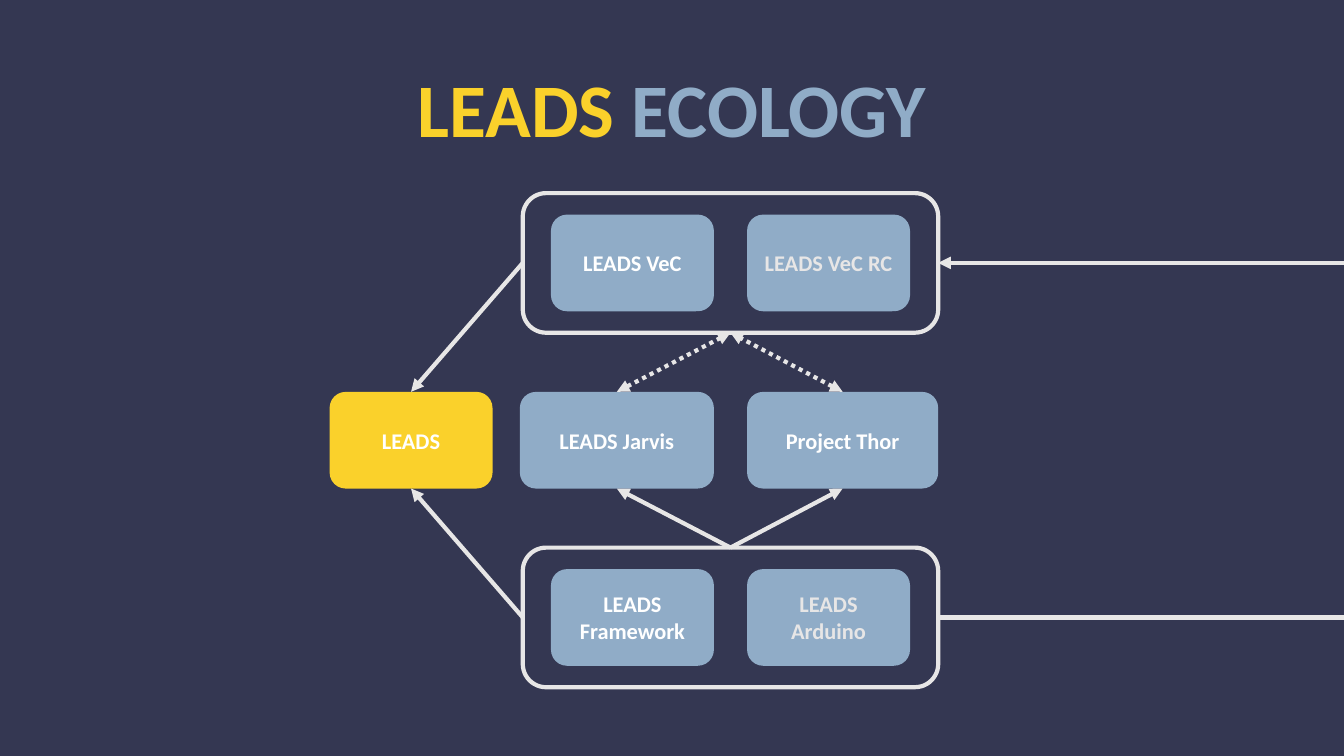
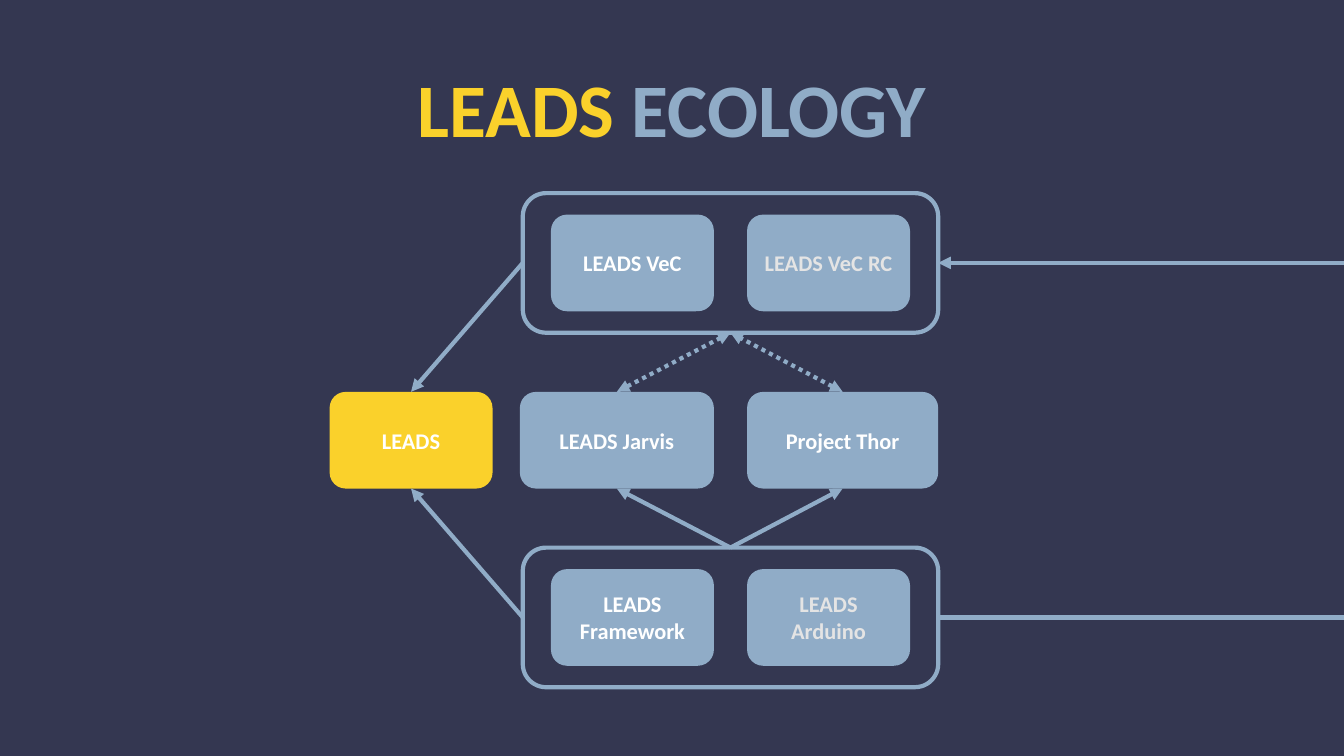
Before and after one commit to ProjectNeura/LEADS, a slide deck: slide 2 of docs/LEADS.pptx. Drawn at 1344x756 pixels with LibreOffice and Linux fonts; fonts in the diff are those of the drawing. Boxes give left, top, right and bottom in pixels: in the first picture for what was removed or moved away, otherwise in the second. Text is boxed around its words. In the diff, an @@ line names an element or a change of style, - is before the commit and + after.

```diff
--- a/docs/LEADS.pptx
+++ b/docs/LEADS.pptx
@@ background #343752 to #343751 @@
@@ rounded rectangle at (523,194,939,334): outline #E7E6E6 3 pt to #90ACC7 3 pt @@
@@ arrow (523, 263) - (411, 392): stroke #E7E6E6 3 pt to #90ACC7 3 pt @@
@@ elbow arrow (939, 618) - (939, 263): stroke #E7E6E6 3 pt to #90ACC7 3 pt @@
@@ double arrow (617, 392) - (731, 333): stroke #E7E6E6 3 pt dashed to #90ACC7 3 pt dashed @@
@@ double arrow (843, 392) - (731, 333): stroke #E7E6E6 3 pt dashed to #90ACC7 3 pt dashed @@
@@ arrow (523, 618) - (411, 489): stroke #E7E6E6 3 pt to #90ACC7 3 pt @@
@@ arrow (731, 547) - (617, 489): stroke #E7E6E6 3 pt to #90ACC7 3 pt @@
@@ arrow (731, 547) - (843, 489): stroke #E7E6E6 3 pt to #90ACC7 3 pt @@
@@ rounded rectangle at (523,547,939,688): outline #E7E6E6 3 pt to #90ACC7 3 pt @@
```
Also in this commit, not shown: 3 other slides changed, 2 slides added.
